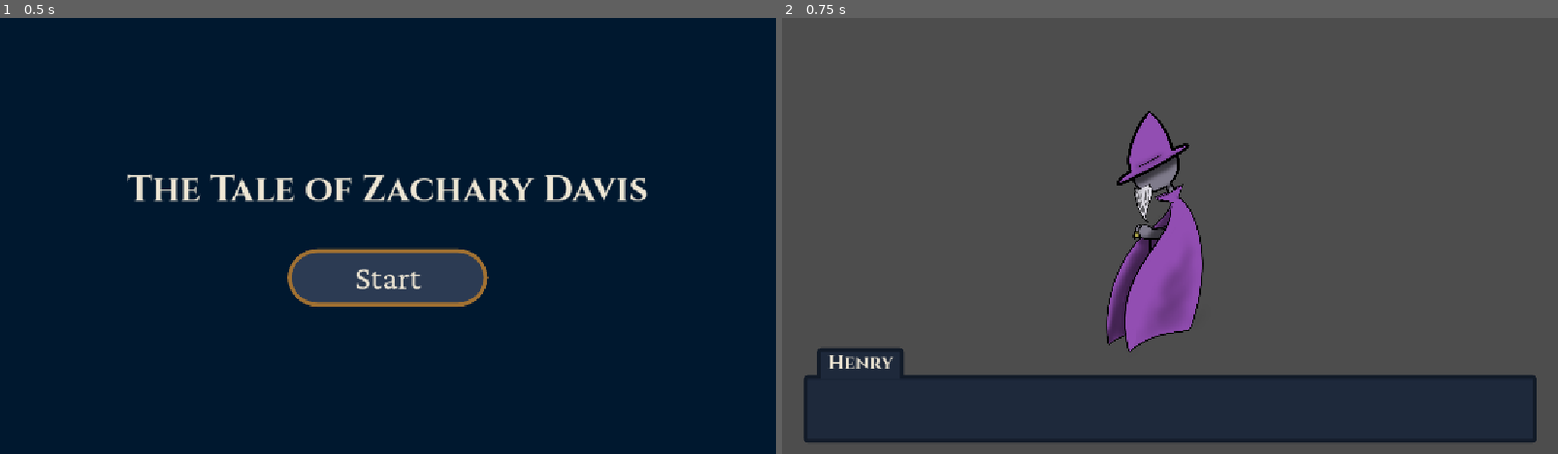
Above: before the commit, frames 1-2 (left to right).
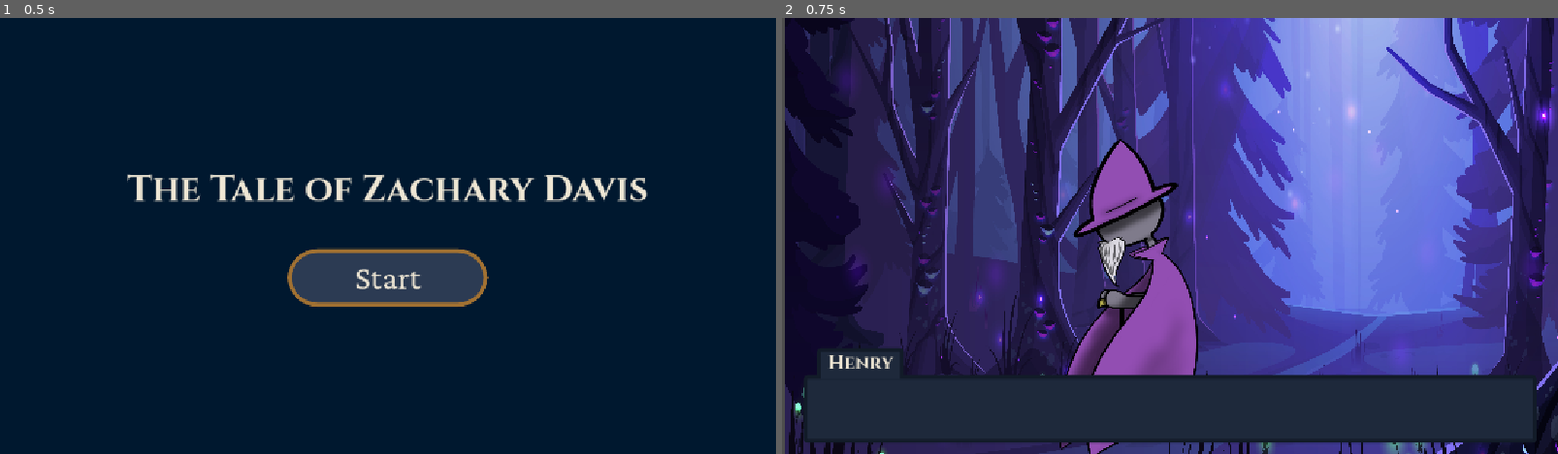
Above: after the commit, the same moments.

Repository: Juicy-J02/CYOA
Game: Godot game, scene res://Scenes/StartScreen.tscn
The game is run twice, just before and just after one commit, with the same random seed, the same clock (stepped at 60 frames per second) and the same inputs.
Inputs:
- Up to frame 1 (0.5 s): no input
- Up to frame 2 (0.75 s): click "Start" at 0.5 s

Frame 1 is identical in both runs. In frame 2, 83% of the frame differs, in the area x 0-100%, y 0-100%.

Commit message:
added two more images

Diff:
--- a/Scenes/Main.tscn
+++ b/Scenes/Main.tscn
@@ -2,7 +2,8 @@
 
 [ext_resource type="Script" uid="uid://c814w2ng3lnue" path="res://Scripts/main.gd" id="1_rgh2o"]
 [ext_resource type="Script" uid="uid://bkdmx26wcdwo0" path="res://Scripts/ui.gd" id="2_kln2b"]
-[ext_resource type="Texture2D" uid="uid://blt8cno6dcdka" path="res://Characters/narrator.png" id="2_rgh2o"]
+[ext_resource type="Texture2D" uid="uid://blt8cno6dcdka" path="res://Assets/Characters/narrator.png" id="2_rgh2o"]
+[ext_resource type="Texture2D" uid="uid://c3rcxp82vba54" path="res://Assets/Backgrounds/Forest.jpg" id="3_rgh2o"]
 
 [node name="Main" type="Node" unique_id=144984912]
 script = ExtResource("1_rgh2o")
@@ -10,9 +11,15 @@
 [node name="World" type="Node2D" parent="." unique_id=2079954554]
 
 [node name="Narrator" type="Sprite2D" parent="World" unique_id=2009096635]
-position = Vector2(574, 360)
-scale = Vector2(0.3979167, 0.3979167)
+position = Vector2(544, 474)
+scale = Vector2(0.5758333, 0.5273959)
 texture = ExtResource("2_rgh2o")
+
+[node name="Forest" type="Sprite2D" parent="World" unique_id=1162451010]
+show_behind_parent = true
+position = Vector2(709, 271)
+scale = Vector2(0.17643753, 0.28333333)
+texture = ExtResource("3_rgh2o")
 
 [node name="UI" type="CanvasLayer" parent="." unique_id=557614795]
 script = ExtResource("2_kln2b")
Binary file added: Assets/Characters/meet_friends.png
Not shown, added: Assets/Characters/meet_friends.png.import
Binary file added: Assets/Scenes/out_door.png
Not shown, added: Assets/Scenes/out_door.png.import
